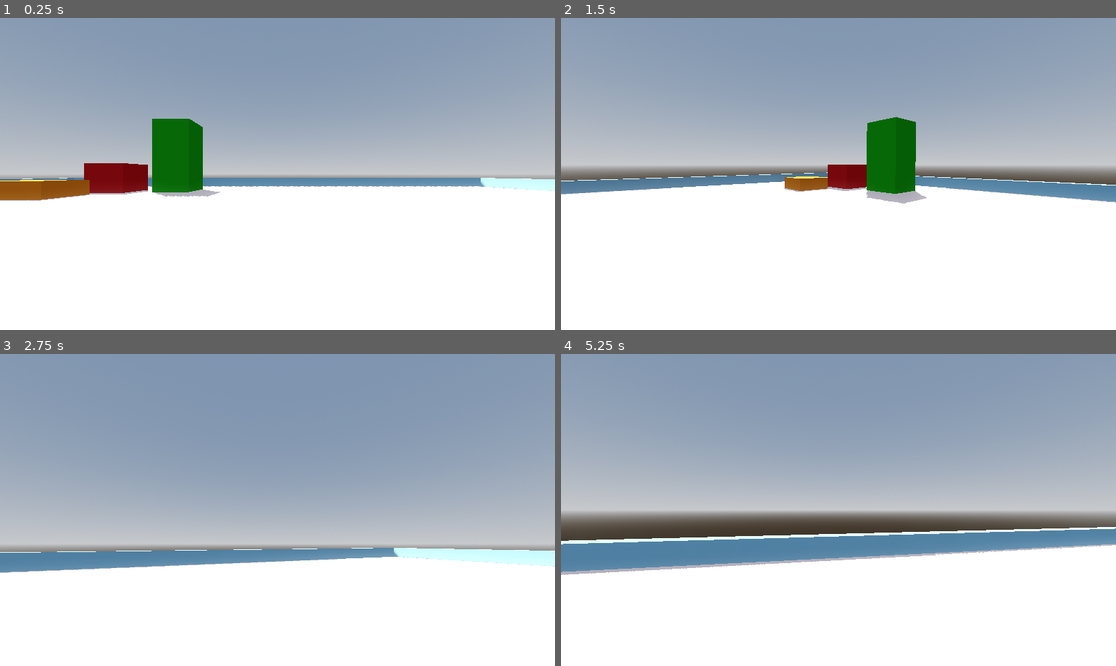
Above: before the commit, frames 1-4 (two rows, left to right).
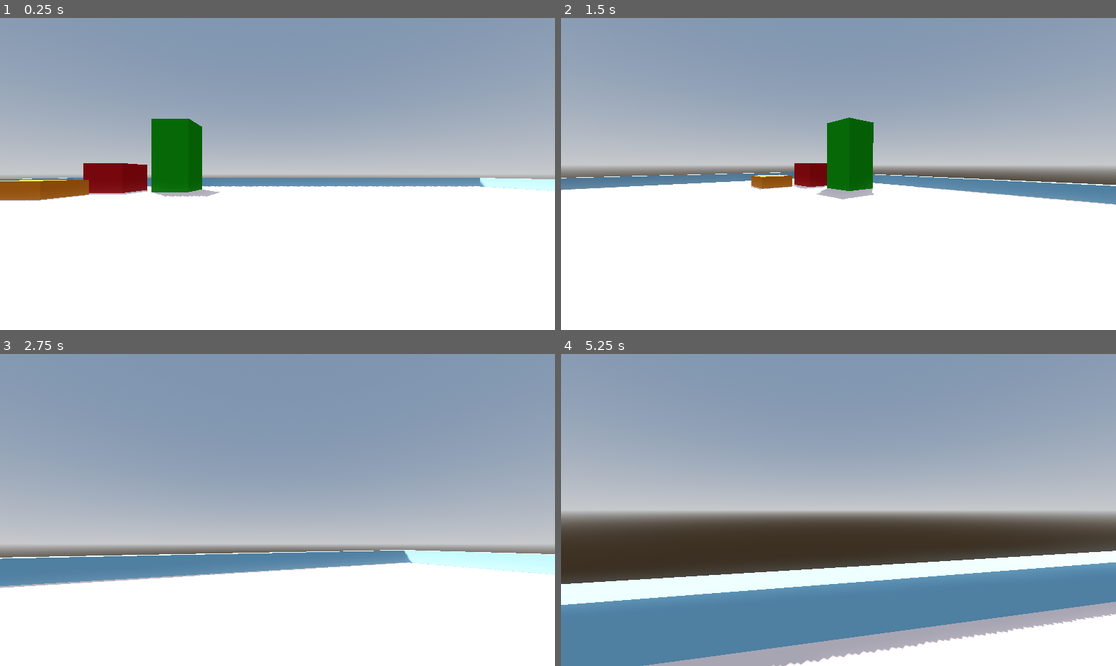
Above: after the commit, the same moments.

Repository: oudarya/murk
Game: Godot game, scene res://initial_setup_debug/debug_initial_level.tscn
Two runs of this game, one before a commit and one after it. Both use one fixed random seed, a clock stepped at 60 frames per second and the inputs below. The project has no main scene, so this scene is started directly.
Inputs (mouse positions are in pixels of both pictures, inside the frame that each line leads up to):
- Up to frame 1 (0.25 s): no input
- Up to frame 2 (1.5 s): tap Enter at 0.5 s; move the mouse to (866, 174) at 0.52 s; hold Shift (sprint, bound only after the commit) 0.53-1.28 s; hold W (forward) from 0.53 s (still down); tap Space (jump) at 0.77 s; move the mouse to (810, 174) at 1.27 s; tap Shift (sprint, bound only after the commit) at 1.35 s
- Up to frame 3 (2.75 s): keep holding W (forward); tap Space (jump) at 1.52 s; move the mouse to (288, 503) at 2.02 s; hold Shift (sprint, bound only after the commit) from 2.03 s (still down)
- Up to frame 4 (5.25 s): keep holding W (forward); move the mouse to (832, 516) at 2.77 s; release Shift (sprint, bound only after the commit) at 2.78 s; tap Shift (sprint, bound only after the commit) at 2.85, 4.35 s; tap Space (jump) at 3.02, 3.77, 4.52 s; move the mouse to (877, 513) at 3.52 s; hold Shift (sprint, bound only after the commit) 3.53-4.28 s; move the mouse to (794, 506) at 4.27 s; move the mouse to (844, 510) at 5.02 s; hold Shift (sprint, bound only after the commit) from 5.03 s (still down)

The runs differ from the first frame. In frame 1, 0.1% of the frame differs, in the area x 3-99%, y 32-59%; in frame 2, 5.8%; in frame 3, 4.6%; in frame 4, 32%, in the area x 0-100%, y 55-100%.

Commit message:
sprint mechanic implemented

Diff:
--- a/initial_setup_debug/player_fp.gd
+++ b/initial_setup_debug/player_fp.gd
@@ -1,14 +1,14 @@
 extends CharacterBody3D
 
 #navigation variables
-var speed : float = 5.0
+var speed : float = 3.0
 var jump_velocity : float = 4.5
 var gravity : float = 9.8
 var mouse_sensitivity : float = 0.015
 
 #bob variables
-var bob_frequency : float = 1.5
-var bob_amplitude : float = 0.05
+var bob_frequency : float = 2.0
+var bob_amplitude : float = 0.08
 var bob_def : float = 0.0
 
 @onready var head : Node3D = $head
@@ -39,6 +39,12 @@
 	if Input.is_action_just_pressed("jump") and is_on_floor():
 		velocity.y = jump_velocity
 
+	#sprint or walk
+	if Input.is_action_pressed("sprint"):
+		speed = 10.0
+	else:
+		speed = 3.0
+
 	# Get the input direction and handle the movement/deceleration.
 	# As good practice, you should replace UI actions with custom gameplay actions.
 	var input_dir = Input.get_vector("left", "right", "forward", "backward")
--- a/project.godot
+++ b/project.godot
@@ -50,3 +50,8 @@
 "events": [Object(InputEventKey,"resource_local_to_scene":false,"resource_name":"","device":-1,"window_id":0,"alt_press …(182 unchanged characters)…
 ]
 }
+sprint={
+"deadzone": 0.5,
+"events": [Object(InputEventKey,"resource_local_to_scene":false,"resource_name":"","device":-1,"window_id":0,"alt_pressed":false,"shift_pressed":false,"ctrl_pressed":false,"meta_pressed":false,"pressed":false,"keycode":0,"physical_keycode":4194325,"key_label":0,"unicode":0,"echo":false,"script":null)
+]
+}
